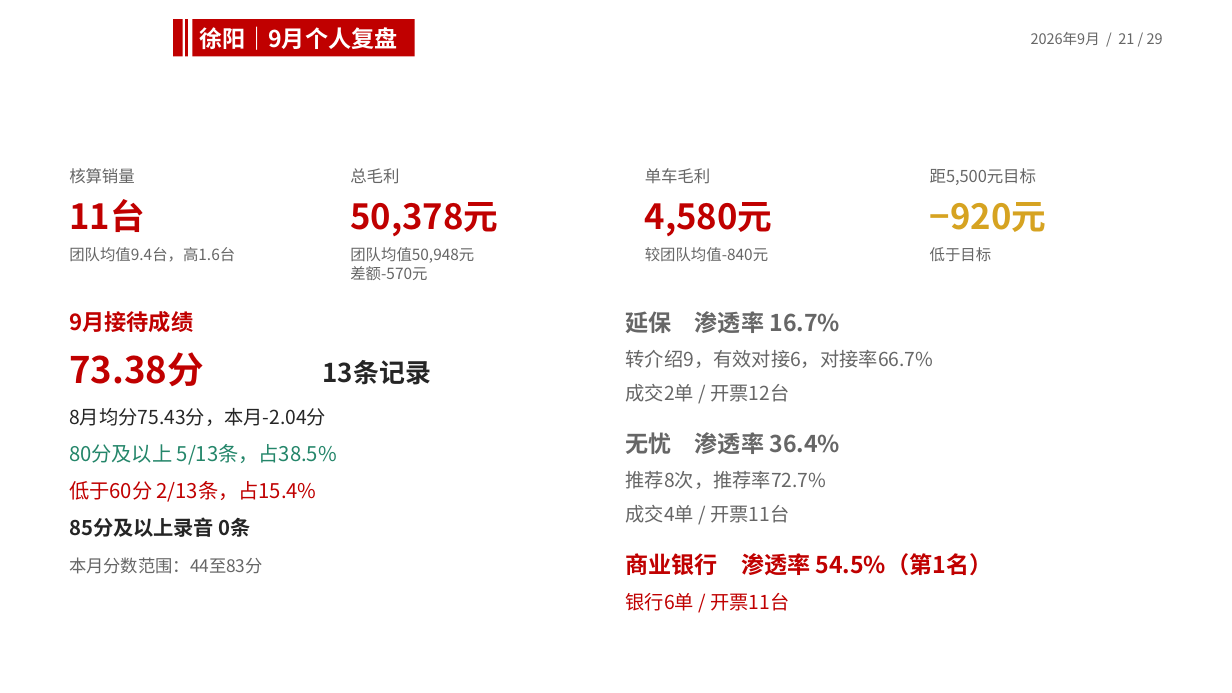
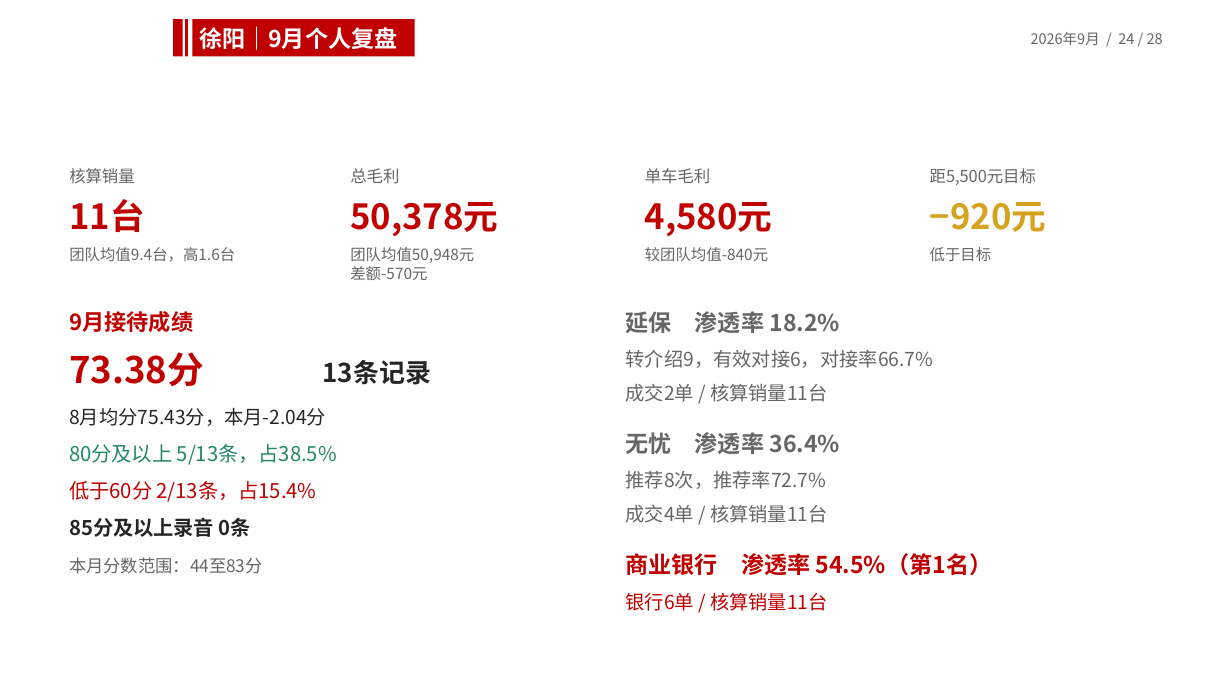
Before and after one commit to 87436173-prog/anfang, a slide deck: slide 24 of artifact-template-sales-monthly-review/assets/reference.pptx (slide 21 before the commit). Drawn at 1232x693 pixels with LibreOffice and Linux fonts; fonts in the diff are those of the drawing; background and template pictures are left out. Boxes give left, top, right and bottom in pixels: in the first picture for what was removed or moved away, otherwise in the second. Text is boxed around its words. In the diff, an @@ line names an element or a change of style, - is before the commit and + after.

```diff
--- a/artifact-template-sales-monthly-review/assets/reference.pptx
+++ b/artifact-template-sales-monthly-review/assets/reference.pptx
@@ text at box(1031, 32, 1163, 45): text changed @@
-2026年9月 / 21 / 29
+2026年9月 / 24 / 28
@@ text at box(626, 311, 840, 333): text changed @@
-延保 渗透率 16.7%
+延保 渗透率 18.2%
@@ text at box(626, 384, 828, 402): text changed @@
-成交2单 / 开票12台
+成交2单 / 核算销量11台
@@ text at box(626, 505, 828, 523): text changed @@
-成交4单 / 开票11台
+成交4单 / 核算销量11台
@@ text at box(626, 592, 828, 611): text changed @@
-银行6单 / 开票11台
+银行6单 / 核算销量11台
```
Also in this commit, not shown: 25 other slides changed, 1 slide removed, 5 other files.
